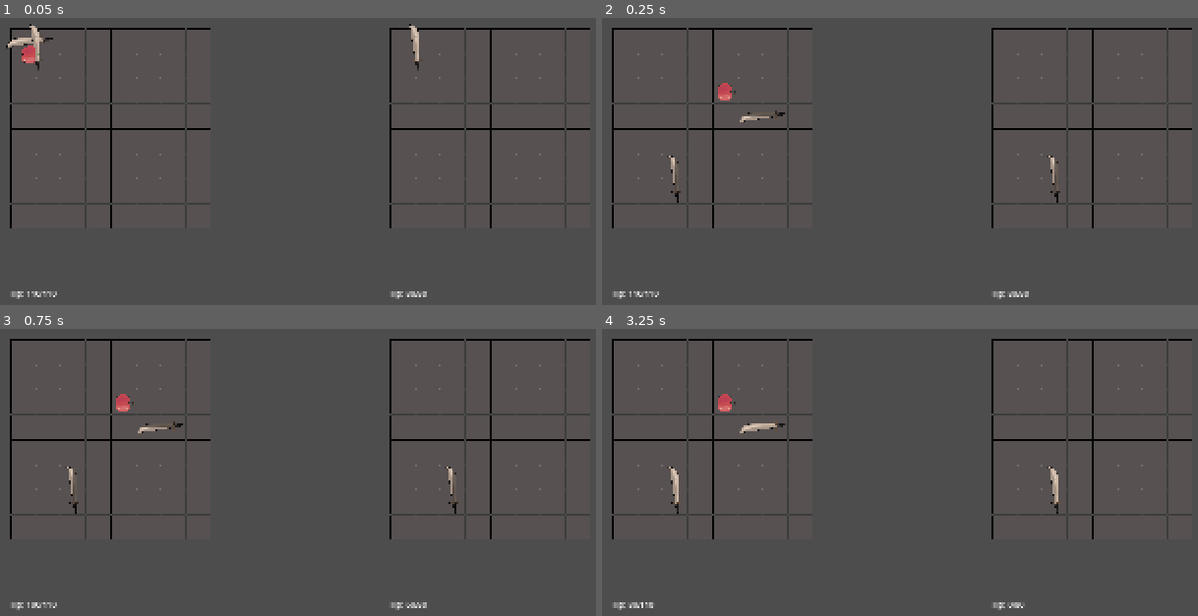
Above: before the commit, frames 1-4 (two rows, left to right).
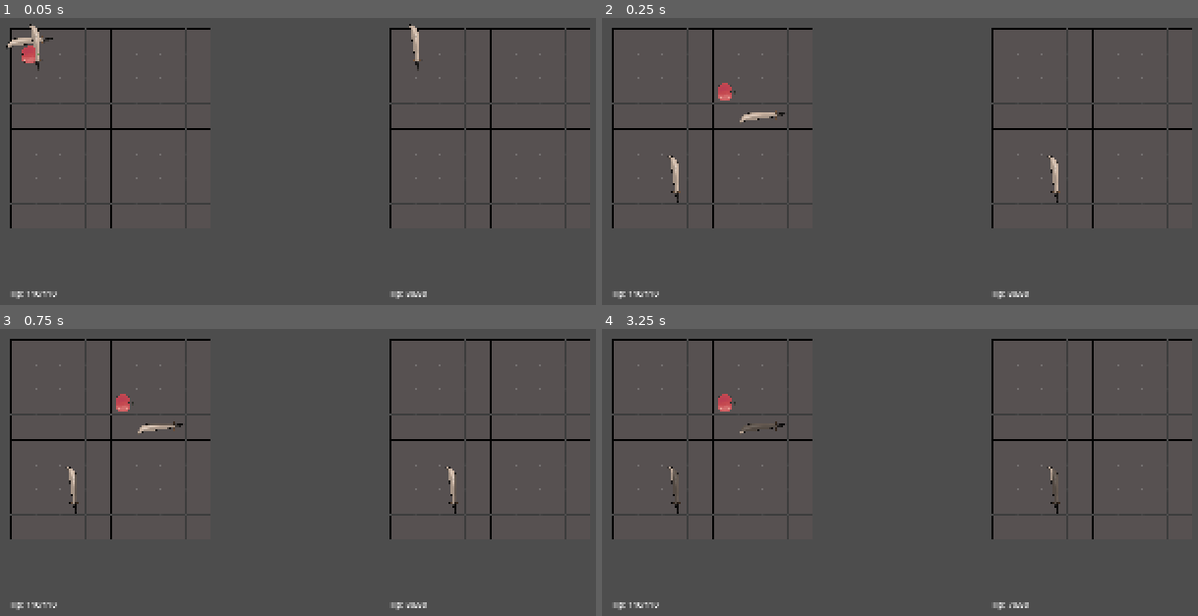
Above: after the commit, the same moments.

Repository: wrona777/TheBigGameTesting
Game: Godot game, scene res://scenes/battle_manager.tscn
Same seed, same stepped clock (60 frames per second), same inputs: the game is played once before the commit and once after it. This scene is started directly instead of the project's main scene.
Inputs (mouse positions are in pixels of both pictures, inside the frame that each line leads up to):
- Up to frame 1 (0.05 s): no input
- Up to frame 2 (0.25 s): no input
- Up to frame 3 (0.75 s): tap Enter at 0.5 s; move the mouse to (560, 524) at 0.52 s; click (560, 524) at 0.6 s
- Up to frame 4 (3.25 s): tap Space at 1.25, 2.75 s; move the mouse to (834, 567) at 1.27 s; right-click (834, 567) at 1.35 s; tap Enter at 2 s; move the mouse to (1072, 449) at 2.02 s; click (1072, 449) at 2.1 s; move the mouse to (outside the picture) at 2.77 s; right-click (outside the picture) at 2.85 s

Frame 1 is identical in both runs. In frame 2, 0.2% of the frame differs, in the area x 12-77%, y 32-62%; in frame 3, 0.1%; in frame 4, 0.5%, in the area x 4-77%, y 32-98%.

Commit message:
poprawa efektów przedmiotów

Diff:
--- /dev/null
+++ b/itemEffects/EffectAttack.gd
@@ -0,0 +1,9 @@
+extends ItemEffect
+
+class_name EffectAttack
+
+@export var amount : int = 10
+
+func execute(owner_node, target_node) -> void:
+	if owner_node.has_method("take_damage"):
+		owner_node.take_damage(amount)
--- /dev/null
+++ b/itemEffects/EffectHeal.gd
@@ -0,0 +1,9 @@
+extends ItemEffect
+
+class_name EffectHeal
+
+@export var amount : int = 20
+
+func execute(owner_node, target_node) -> void:
+	if owner_node.has_method("heal"):
+		owner_node.heal(amount)
--- /dev/null
+++ b/itemEffects/itemEffects.gd
@@ -0,0 +1,6 @@
+extends Resource
+
+class_name ItemEffect
+
+func execute(owner_node, target_node) -> void:
+	pass
--- a/scripts/Resource/item_class.gd
+++ b/scripts/Resource/item_class.gd
@@ -19,13 +19,4 @@
 @export var fill_strength : float = 0.5
 
 # ---- EFFECT CONFIG ----
-@export var effect_type: EffectType = EffectType.NONE
-@export var effect_value: int = 0
-@export var effect_status_name: StringName = &""
-
-enum EffectType {
-	NONE,
-	HEAL_SELF,
-	DAMAGE_ENEMY,
-	APPLY_STATUS,
-}
+@export var effects: Array[ItemEffect] = []
--- a/scripts/Resource/items/Apple.tres
+++ b/scripts/Resource/items/Apple.tres
@@ -1,7 +1,13 @@
-[gd_resource type="Resource" script_class="Item" load_steps=3 format=3 uid="uid://lcs1gryoh5i3"]
+[gd_resource type="Resource" script_class="Item" load_steps=6 format=3 uid="uid://lcs1gryoh5i3"]
 
 [ext_resource type="Texture2D" uid="uid://qxwc288xrw1t" path="res://assets/atlas/appleAtlas.tres" id="1_5vxdw"]
+[ext_resource type="Script" uid="uid://ddp4wfkcq0et0" path="res://itemEffects/itemEffects.gd" id="1_oc0qs"]
+[ext_resource type="Script" uid="uid://dxnxx8rxs4o83" path="res://itemEffects/EffectHeal.gd" id="2_hj3ey"]
 [ext_resource type="Script" uid="uid://de8h74o65u8ps" path="res://scripts/Resource/item_class.gd" id="2_tbxmc"]
+
+[sub_resource type="Resource" id="Resource_3lgdx"]
+script = ExtResource("2_hj3ey")
+metadata/_custom_type_script = "uid://dxnxx8rxs4o83"
 
 [resource]
 script = ExtResource("2_tbxmc")
@@ -11,6 +17,5 @@
 base_cooldown = 3.0
 fill_min_y = 0.3
 fill_max_y = 0.8
-effect_type = 1
-effect_value = 20
+effects = Array[ExtResource("1_oc0qs")]([SubResource("Resource_3lgdx")])
 metadata/_custom_type_script = "uid://de8h74o65u8ps"
--- a/scripts/Resource/items/Sword.tres
+++ b/scripts/Resource/items/Sword.tres
@@ -1,7 +1,13 @@
-[gd_resource type="Resource" script_class="Item" load_steps=3 format=3 uid="uid://beaf3vltu8e55"]
+[gd_resource type="Resource" script_class="Item" load_steps=6 format=3 uid="uid://beaf3vltu8e55"]
 
 [ext_resource type="Texture2D" uid="uid://c53mapihgt4gc" path="res://assets/atlas/swordAtlas.tres" id="1_8awla"]
+[ext_resource type="Script" uid="uid://ddp4wfkcq0et0" path="res://itemEffects/itemEffects.gd" id="1_87tpf"]
 [ext_resource type="Script" uid="uid://de8h74o65u8ps" path="res://scripts/Resource/item_class.gd" id="2_ma7m4"]
+[ext_resource type="Script" uid="uid://cephfh5ue7st4" path="res://itemEffects/EffectAttack.gd" id="2_y4x7r"]
+
+[sub_resource type="Resource" id="Resource_3proh"]
+script = ExtResource("2_y4x7r")
+metadata/_custom_type_script = "uid://cephfh5ue7st4"
 
 [resource]
 resource_local_to_scene = true
@@ -10,9 +16,8 @@
 icon = ExtResource("1_8awla")
 size = Vector2i(100, 50)
 grids = "0,0/1,0"
-base_cooldown = 0.5
+base_cooldown = 2.0
 fill_min_y = 0.35
 fill_max_y = 0.58
-effect_type = 2
-effect_value = 10
+effects = Array[ExtResource("1_87tpf")]([SubResource("Resource_3proh")])
 metadata/_custom_type_script = "uid://de8h74o65u8ps"
--- a/scripts/item.gd
+++ b/scripts/item.gd
@@ -91,18 +91,8 @@
 	if item == null:
 		return
 
-	match item.effect_type:
-		Item.EffectType.NONE:
-			pass
-
-		Item.EffectType.HEAL_SELF:
-			a_owner.heal(item.effect_value)
-
-		Item.EffectType.DAMAGE_ENEMY:
-			a_target.take_damage(item.effect_value)
-
-		Item.EffectType.APPLY_STATUS:
-			print("APPLY_STATUS:", item.effect_status_name)
+	for effect in item.effects:
+		effect.execute(a_owner, a_target)
 
 func _bar_progress():
 	if shader_mat == null or cooldown_timer.is_stopped():
Not shown, added: itemEffects/EffectAttack.gd.uid
Not shown, added: itemEffects/EffectHeal.gd.uid
Not shown, added: itemEffects/itemEffects.gd.uid
